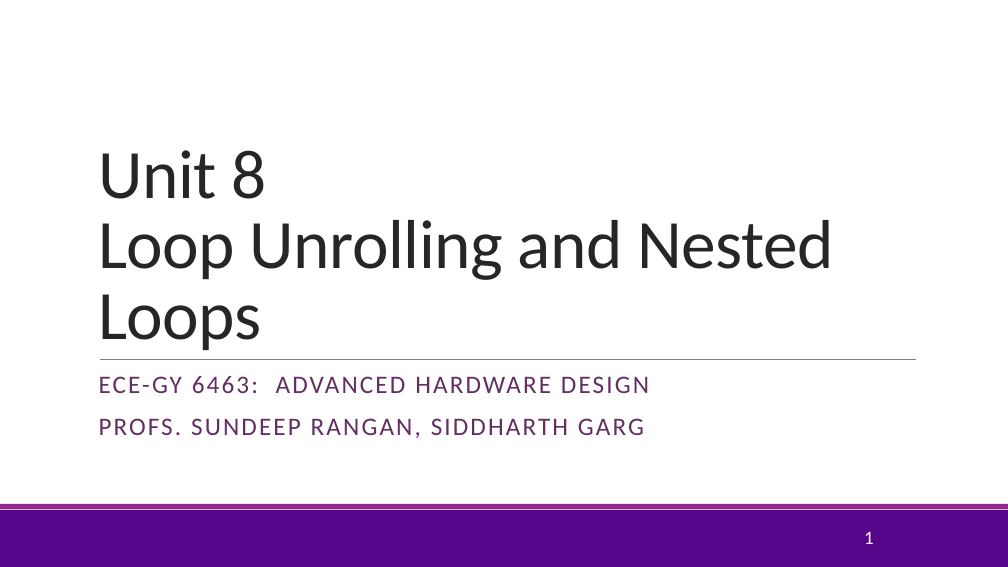
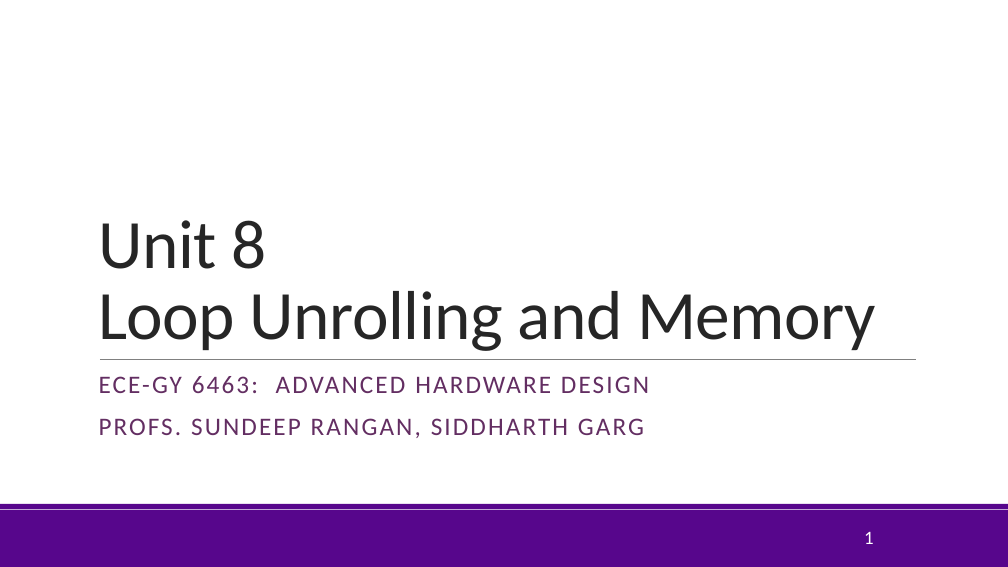
Before and after one commit to sdrangan/hwdesign, a slide deck: slide 1 of units/unit08_unroll/unroll.pptx. Drawn at 1008x567 pixels with LibreOffice and Linux fonts; fonts in the diff are those of the drawing; background and template pictures are left out. Boxes give left, top, right and bottom in pixels: in the first picture for what was removed or moved away, otherwise in the second. Text is boxed around its words. In the diff, an @@ line names an element or a change of style, - is before the commit and + after.

```diff
--- a/units/unit08_unroll/unroll.pptx
+++ b/units/unit08_unroll/unroll.pptx
@@ title at <box>98,220,876,351</box>: text changed @@
-Unit 8
-Loop Unrolling and Nested Loops
+Unit 8
+Loop Unrolling and Memory
@@ rectangle at <box>0,504,1008,509</box>: fill #92278F to #57068C @@
```
Also in this commit, not shown: 6 other slides changed, 34 slides added, 4 slides removed, 45 other files.
